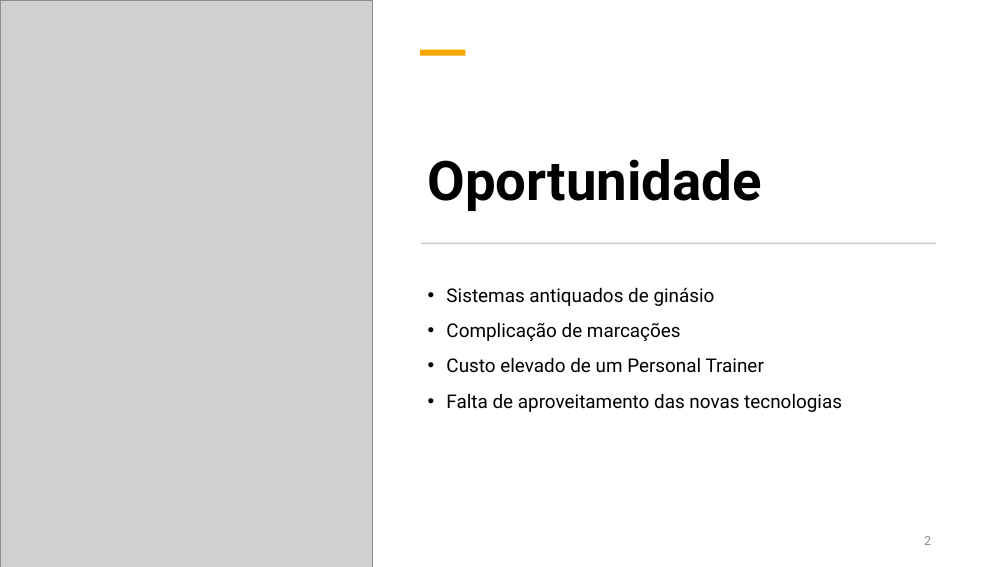
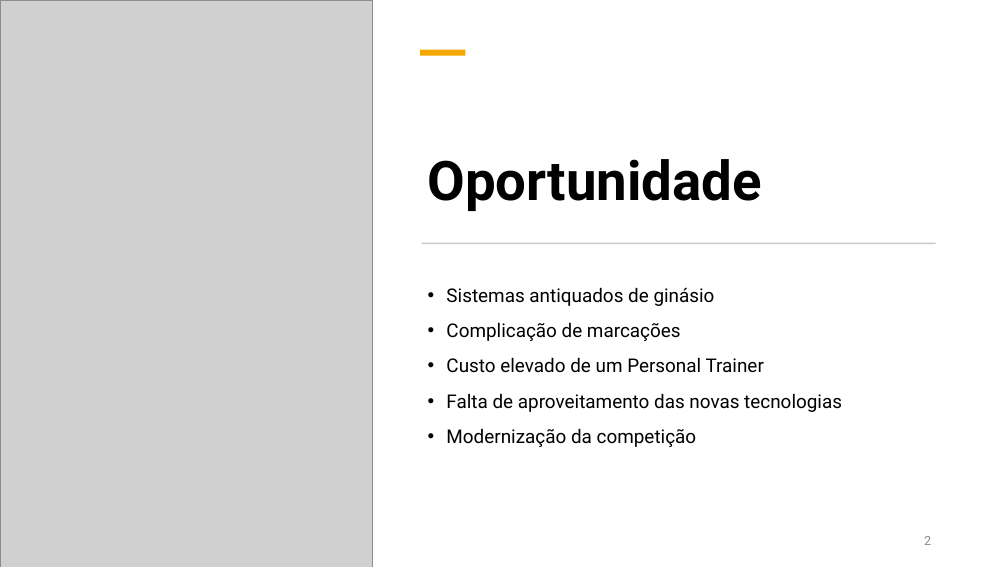
Before and after one commit to Gongas1331/FitLink, a slide deck: slide 2 of apresentações/Apresentação1.pptx. Drawn at 1008x567 pixels with LibreOffice and Linux fonts; fonts in the diff are those of the drawing; grey boxes stand for pictures. Boxes give left, top, right and bottom in pixels: in the first picture for what was removed or moved away, otherwise in the second. Text is boxed around its words. In the diff, an @@ line names an element or a change of style, - is before the commit and + after.

```diff
--- a/apresentações/Apresentação1.pptx
+++ b/apresentações/Apresentação1.pptx
@@ text at (x1=446, y1=428, x2=697, y2=447): paragraph added @@
+• Modernização da competição
```
Also in this commit, not shown: 2 other slides changed, 1 slide added, 1 slide removed, 1 other file.
